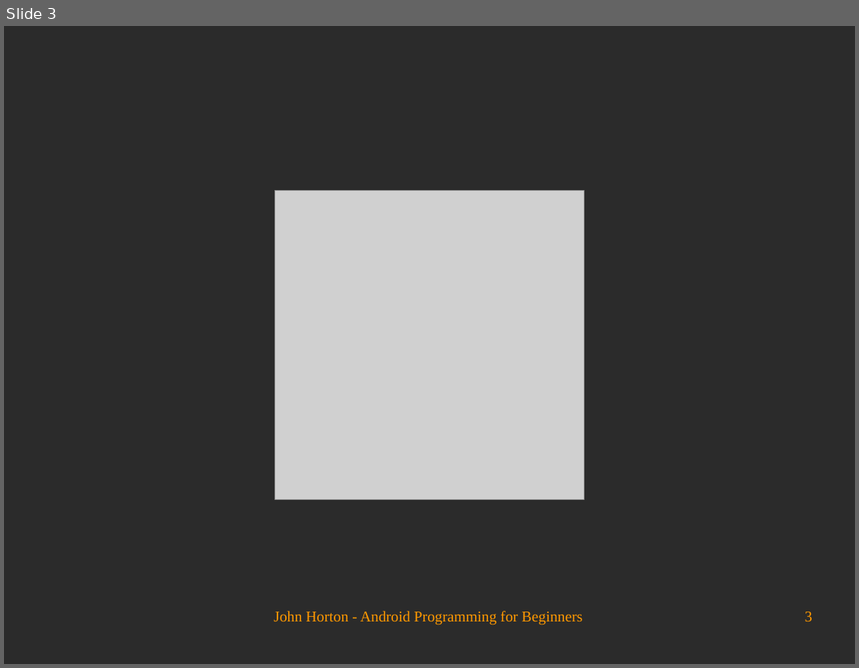
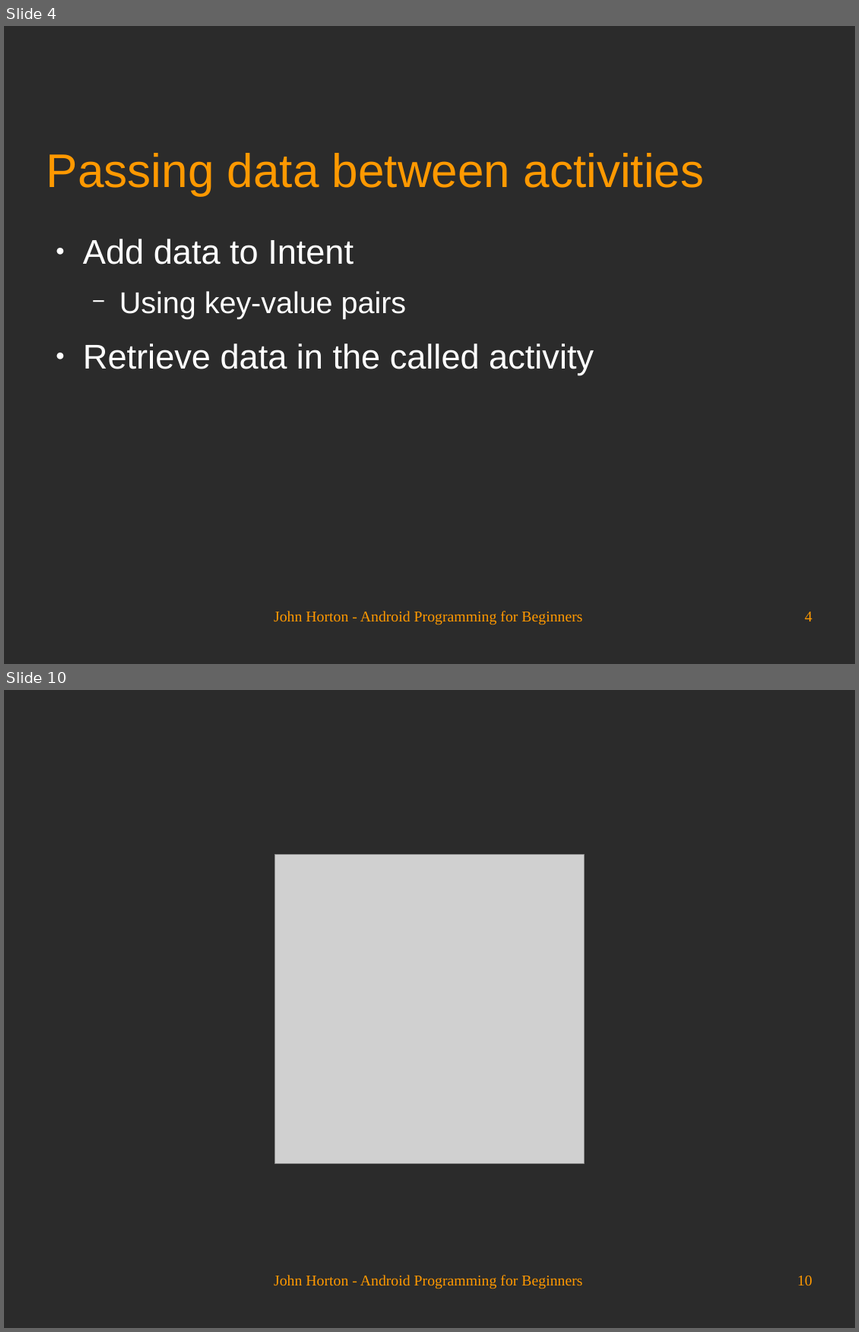
Before and after one commit to Academy-Soft-Intellect/Android-Programming-for-Beginners, a slide deck: 15_Android_Intent_and_Persistence.odp. Shown one above the other, each under a label of ours: slide 3 before the commit, slides 4 and 10 after it; the slides between them are not shown. The pictures are 859x668 and 859x1332 pixels, drawn with LibreOffice and Linux fonts; fonts in the diff are those of the drawing; grey boxes stand for pictures; background and template pictures are left out; a plain dark background stands for a picture behind light text. Boxes give left, top, right and bottom in pixels: in the first picture for what was removed or moved away, otherwise in the second. Text is boxed around its words. In the diff, an @@ line names an element or a change of style, - is before the commit and + after.

```diff
--- a/15_Android_Intent_and_Persistence.odp
+++ b/15_Android_Intent_and_Persistence.odp
@@ slide 4 added at [4, 26, 855, 664], background picture (left out) @@
@@ title added at [47, 153, 705, 195], 44 pt, text #FF9900 @@
+Passing data between activities
@@ text added at [83, 239, 594, 376], 32 pt, text #FFFFFF @@
+● Add data to Intent
+  − Using key-value pairs
+● Retrieve data in the called activity
@@ text added at [274, 611, 582, 626], 14 pt, text #FF9900 @@
+John Horton - Android Programming for Beginners
@@ page number added at [805, 612, 813, 622], 14 pt, text #FF9900 @@
+4
@@ what was slide 3 is now slide 10 @@
@@ page number at [797, 1276, 813, 1286]: text changed @@
-3
+10
```
Also in this commit, not shown: 2 slides changed, 6 other slides added.
